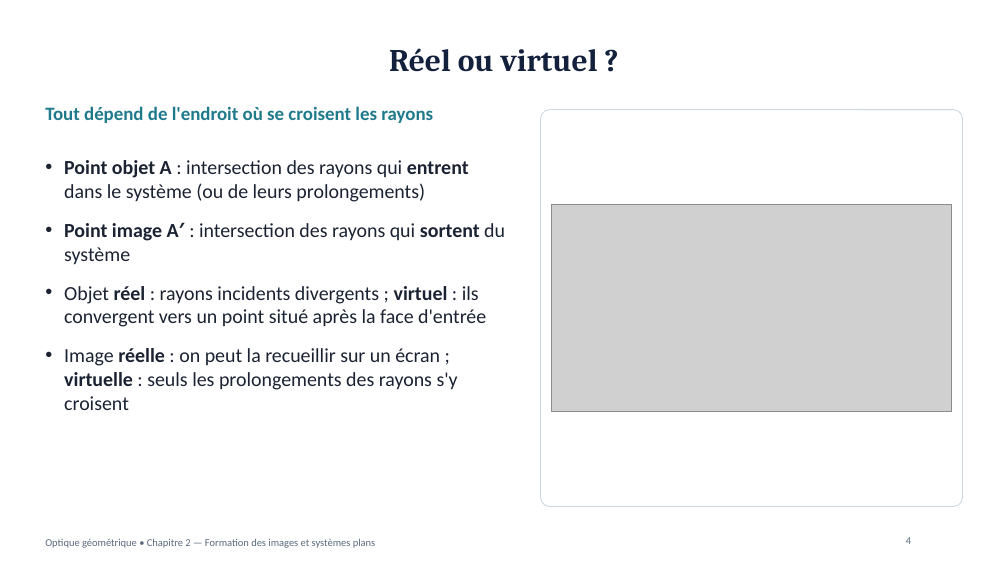
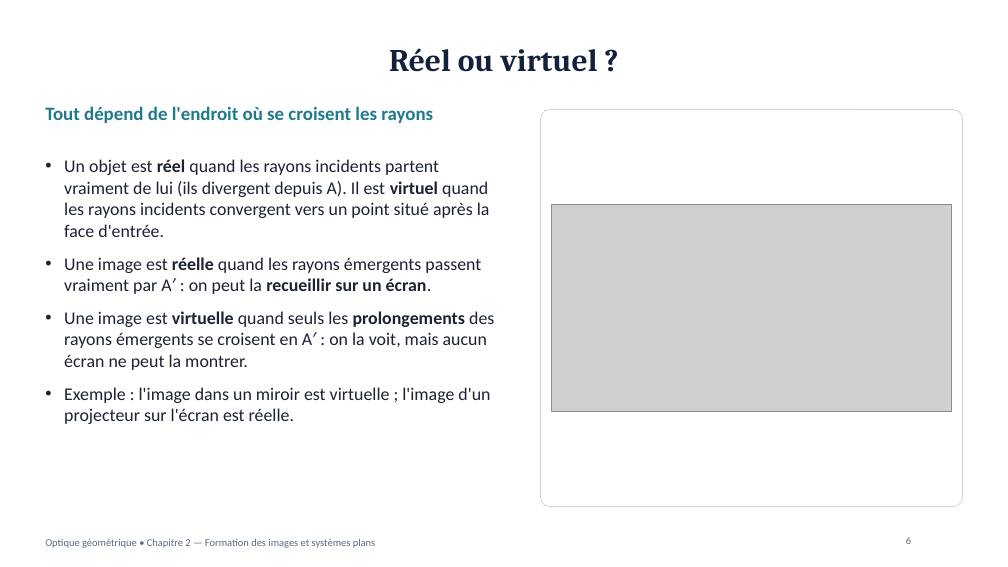
Before and after one commit to physiquefacile/physiquefacile.github.io, a slide deck: slide 6 of slides/Optique_Chapitre_2_Formation_images.pptx (slide 4 before the commit). Drawn at 1008x567 pixels with LibreOffice and Linux fonts; fonts in the diff are those of the drawing; grey boxes stand for pictures; background and template pictures are left out. Boxes give left, top, right and bottom in pixels: in the first picture for what was removed or moved away, otherwise in the second. Text is boxed around its words. In the diff, an @@ line names an element or a change of style, - is before the commit and + after.

```diff
--- a/slides/Optique_Chapitre_2_Formation_images.pptx
+++ b/slides/Optique_Chapitre_2_Formation_images.pptx
@@ text at (x1=64, y1=159, x2=494, y2=424): text changed; size 19 to 17 pt @@
-• Point objet A : intersection des rayons qui entrent dans le système (ou de leurs prolongements)
-• Point image A′ : intersection des rayons qui sortent du système
-• Objet réel : rayons incidents divergents ; virtuel : ils convergent vers un point situé après la face d'entrée
-• Image réelle : on peut la recueillir sur un écran ; virtuelle : seuls les prolongements des rayons s'y croisent
+• Un objet est réel quand les rayons incidents partent vraiment de lui (ils divergent depuis A). Il est virtuel quand les rayons incidents convergent vers un point situé après la face d'entrée.
+• Une image est réelle quand les rayons émergents passent vraiment par A′ : on peut la recueillir sur un écran.
+• Une image est virtuelle quand seuls les prolongements des rayons émergents se croisent en A′ : on la voit, mais aucun écran ne peut la montrer.
+• Exemple : l'image dans un miroir est virtuelle ; l'image d'un projecteur sur l'écran est réelle.
```
Also in this commit, not shown: 9 other slides changed, 4 slides added, 29 other files.
